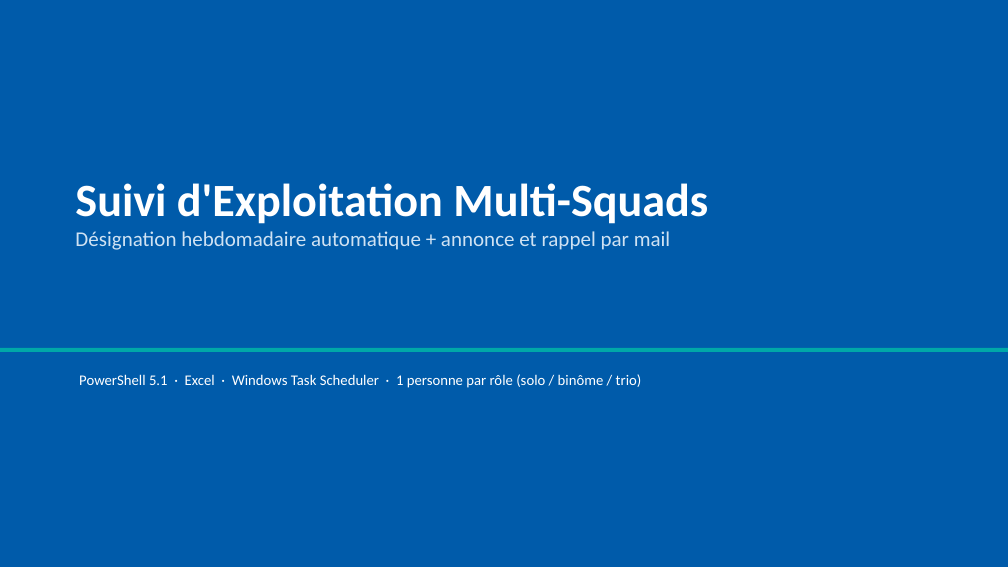
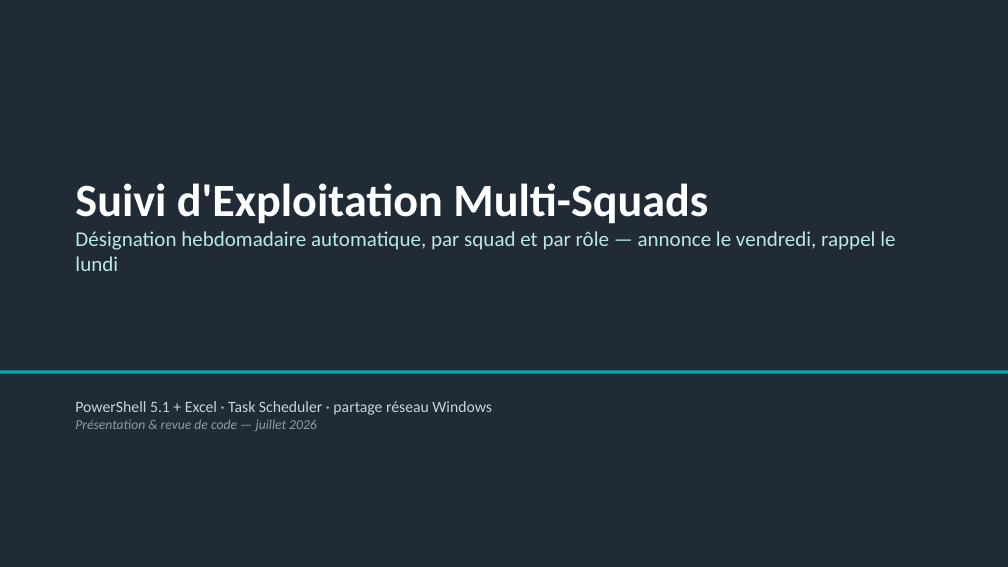
Before and after one commit to lucasyessad/mon_env, a slide deck: slide 1 of docs/Presentation-Suivi-Exploitation.pptx. Drawn at 1008x567 pixels with LibreOffice and Linux fonts; fonts in the diff are those of the drawing. Boxes give left, top, right and bottom in pixels: in the first picture for what was removed or moved away, otherwise in the second. Text is boxed around its words. In the diff, an @@ line names an element or a change of style, - is before the commit and + after.

```diff
--- a/docs/Presentation-Suivi-Exploitation.pptx
+++ b/docs/Presentation-Suivi-Exploitation.pptx
@@ rectangle at (x1=0, y1=0, x2=1008, y2=567): fill #005BAA to #212B36 @@
@@ text at (x1=75, y1=231, x2=895, y2=271): text changed; text colour #CFE2F3 to #B9E8E8 @@
-Désignation hebdomadaire automatique + annonce et rappel par mail
+Désignation hebdomadaire automatique, par squad et par rôle — annonce le vendredi, rappel le lundi
@@ rectangle moved from (x1=0, y1=348, x2=1008, y2=352) to (x1=0, y1=371, x2=1008, y2=374) @@
@@ text at (x1=75, y1=401, x2=492, y2=431): text changed; size 14 to 15 pt; text colour #FFFFFF to #C9D3DC @@
-PowerShell 5.1 · Excel · Windows Task Scheduler · 1 personne par rôle (solo / binôme / trio)
+PowerShell 5.1 + Excel · Task Scheduler · partage réseau Windows
+Présentation & revue de code — juillet 2026
```
Also in this commit, not shown: 2 other slides changed, 10 slides added, 8 slides removed, 2 other files.
